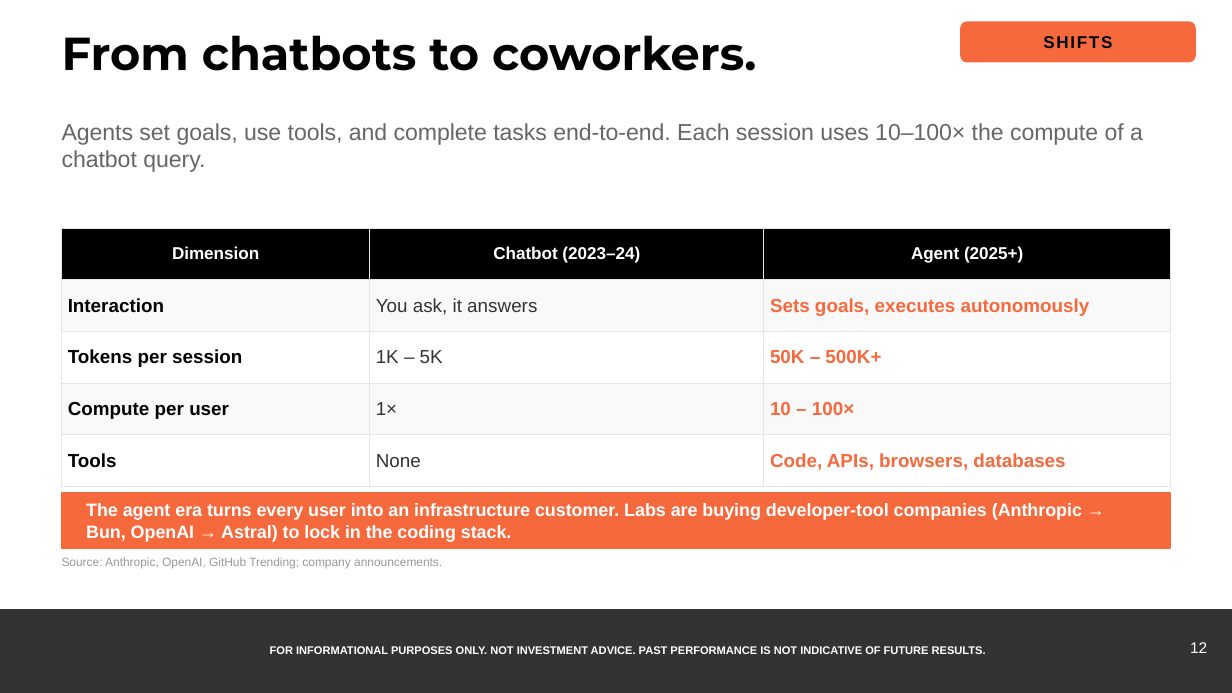
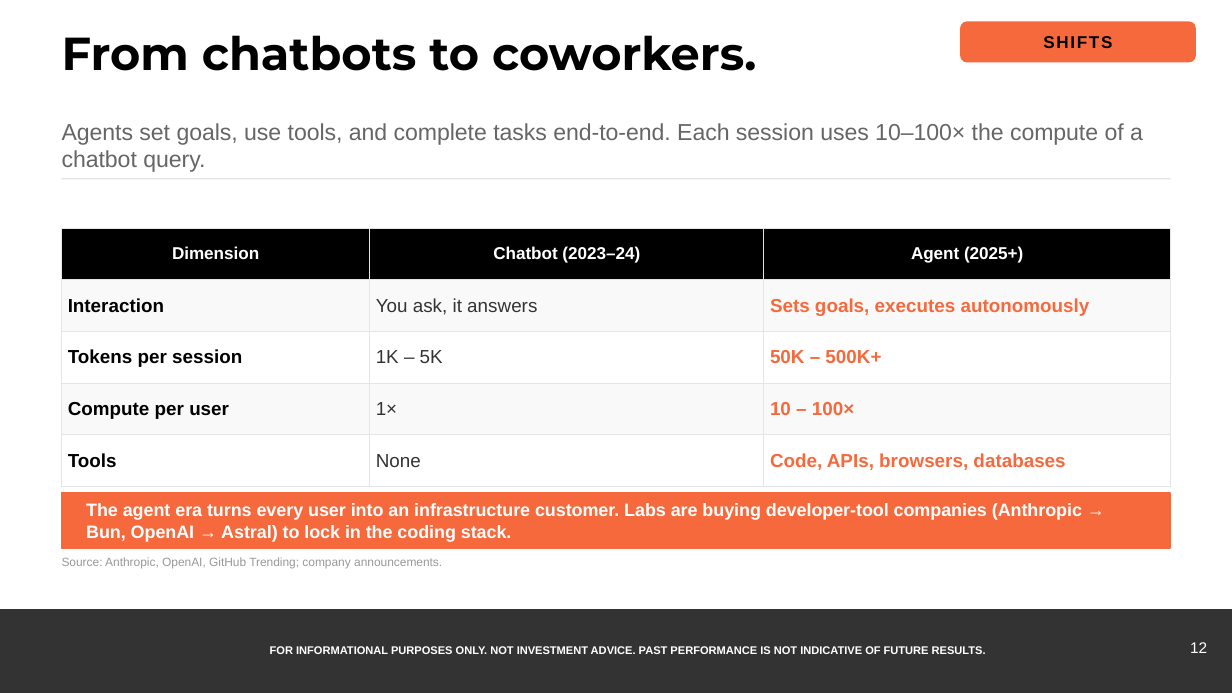
Before and after one commit to samuelcmcclellan-cell/ai-markets-deck, a slide deck: slide 12 of ai-markets-deck.pptx. Drawn at 1232x693 pixels with LibreOffice and Linux fonts; fonts in the diff are those of the drawing. Boxes give left, top, right and bottom in pixels: in the first picture for what was removed or moved away, otherwise in the second. Text is boxed around its words. In the diff, an @@ line names an element or a change of style, - is before the commit and + after.

```diff
--- a/ai-markets-deck.pptx
+++ b/ai-markets-deck.pptx
@@ line added from (62, 179) to (1170, 179), #E5E5E5 0.75 pt @@
```
Also in this commit, not shown: 20 other slides changed, 23 other files.
